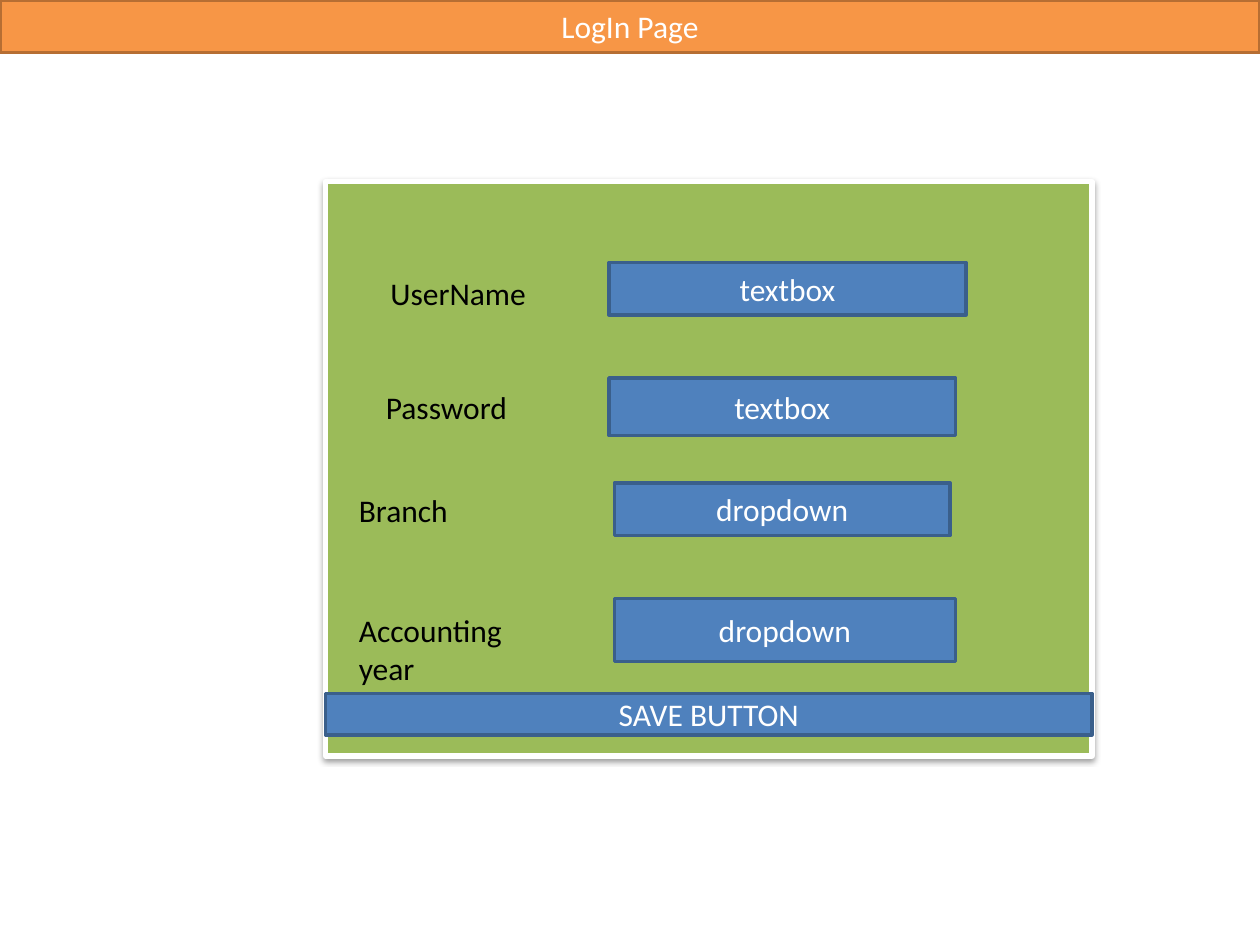
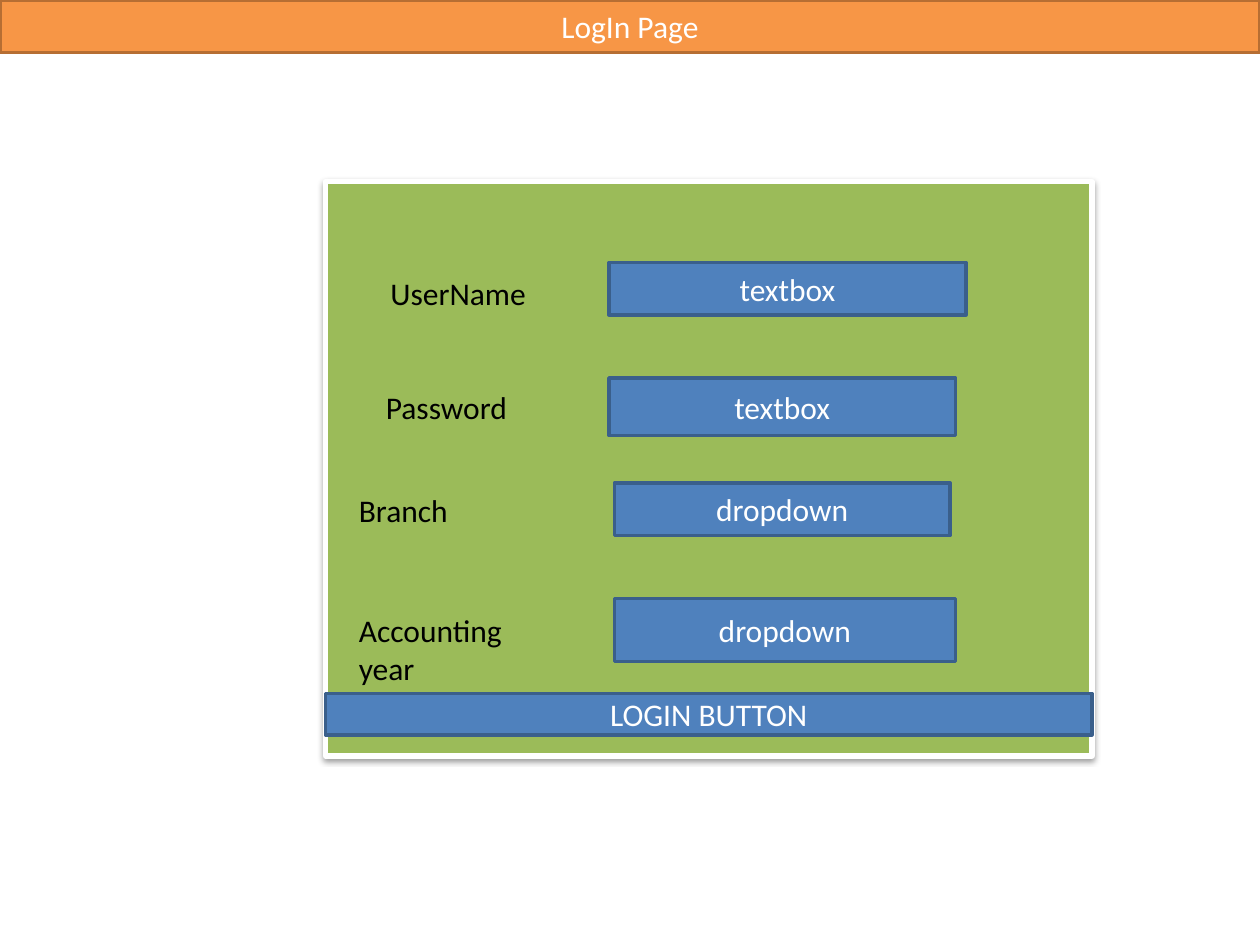
Before and after one commit to tukaighosh/CHASystem, a slide deck: slide 3 of resources/Krishna_Projects.pptx. Drawn at 1260x945 pixels with LibreOffice and Linux fonts; fonts in the diff are those of the drawing. Boxes give left, top, right and bottom in pixels: in the first picture for what was removed or moved away, otherwise in the second. Text is boxed around its words. In the diff, an @@ line names an element or a change of style, - is before the commit and + after.

```diff
--- a/resources/Krishna_Projects.pptx
+++ b/resources/Krishna_Projects.pptx
@@ text in rectangle at [610,705,808,734]: text changed @@
-SAVE BUTTON
+LOGIN BUTTON
```
Also in this commit, not shown: 2 other files.
